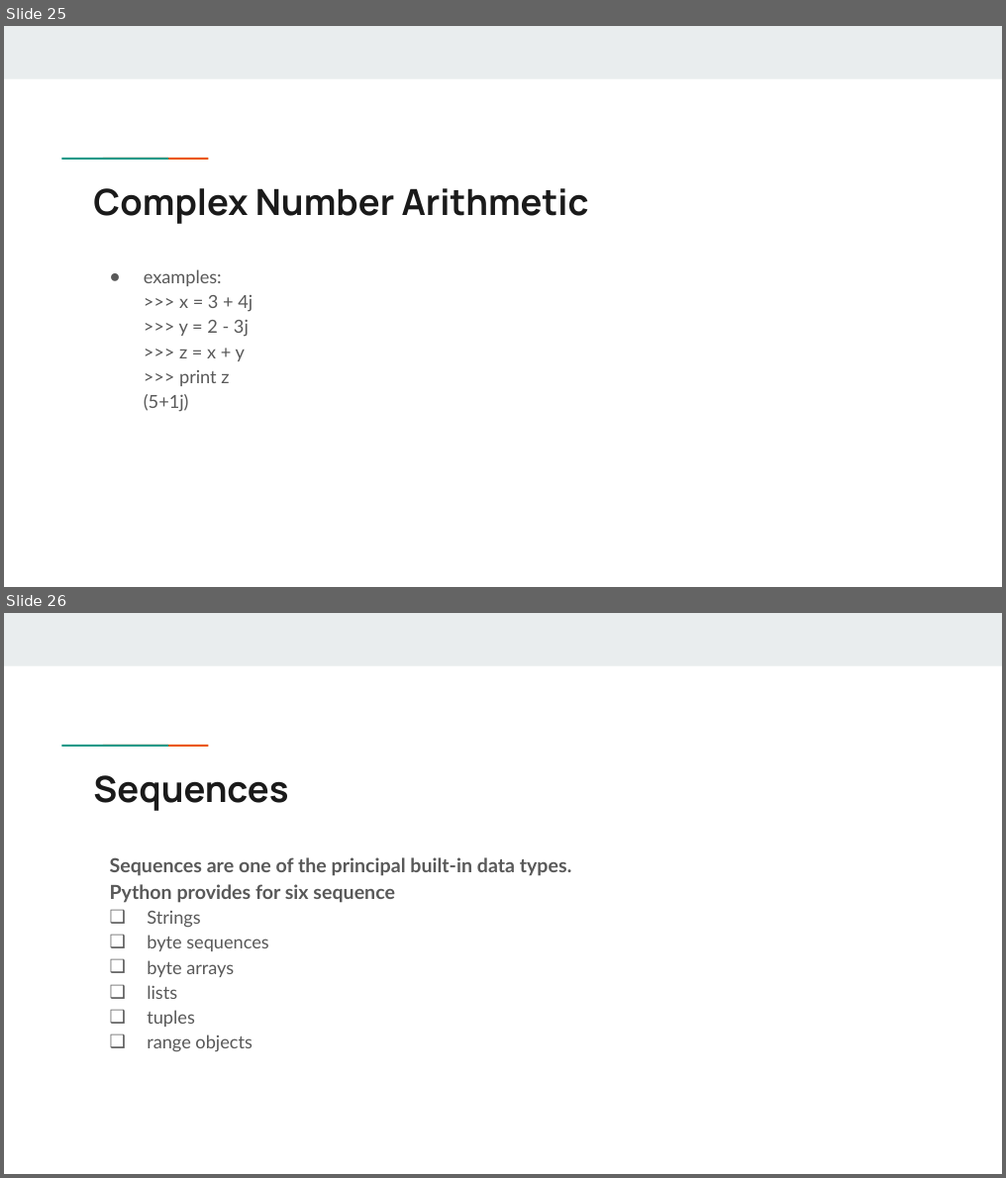
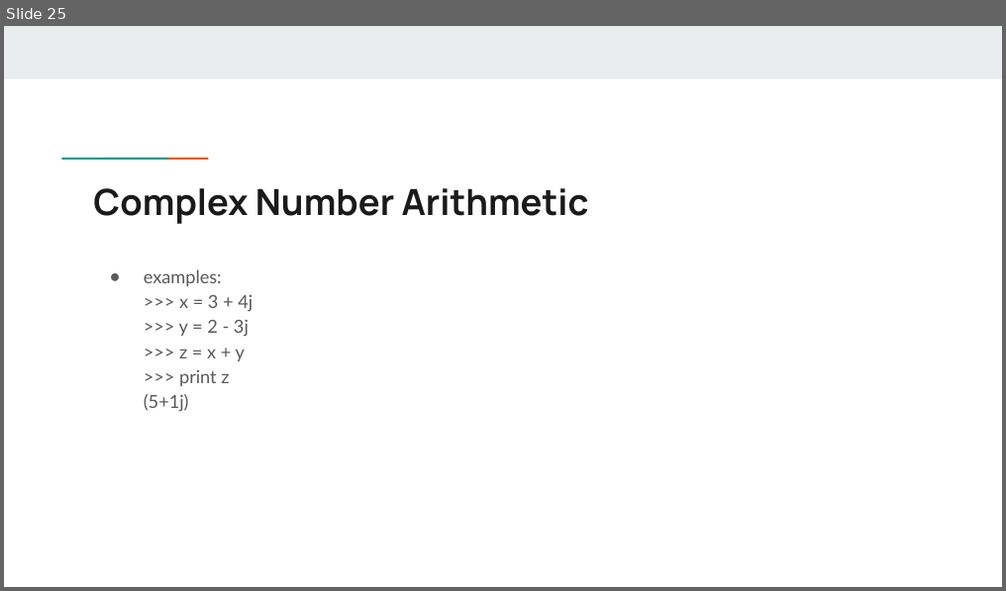
Before and after one commit to giridhersadineni/pythonsrec, a slide deck: 01.Intro/1. Python Basics.pptx. Shown one above the other, each under a label of ours: slides 25 and 26 before the commit, slide 25 after it. The pictures are 1006x1178 and 1006x591 pixels, drawn with LibreOffice and Linux fonts; fonts in the diff are those of the drawing. Boxes give left, top, right and bottom in pixels: in the first picture for what was removed or moved away, otherwise in the second. Text is boxed around its words. In the diff, an @@ line names an element or a change of style, - is before the commit and + after.

```diff
--- a/01.Intro/1. Python Basics.pptx
+++ b/01.Intro/1. Python Basics.pptx
@@ slide 26 removed at (x1=4, y1=613, x2=1002, y2=1174), background #FFFFFF; not listed: 3 template elements that a slide beside it also shows @@
@@ title removed at (x1=93, y1=775, x2=288, y2=811) @@
-Sequences
@@ text removed at (x1=110, y1=858, x2=572, y2=1053) @@
-Sequences are one of the principal built-in data types.
-Python provides for six sequence
-❑ Strings
-❑ byte sequences
-❑ byte arrays
-❑ lists
-❑ tuples
-❑ range objects
```
Also in this commit, not shown: 16 other slides removed, 30 other files.
